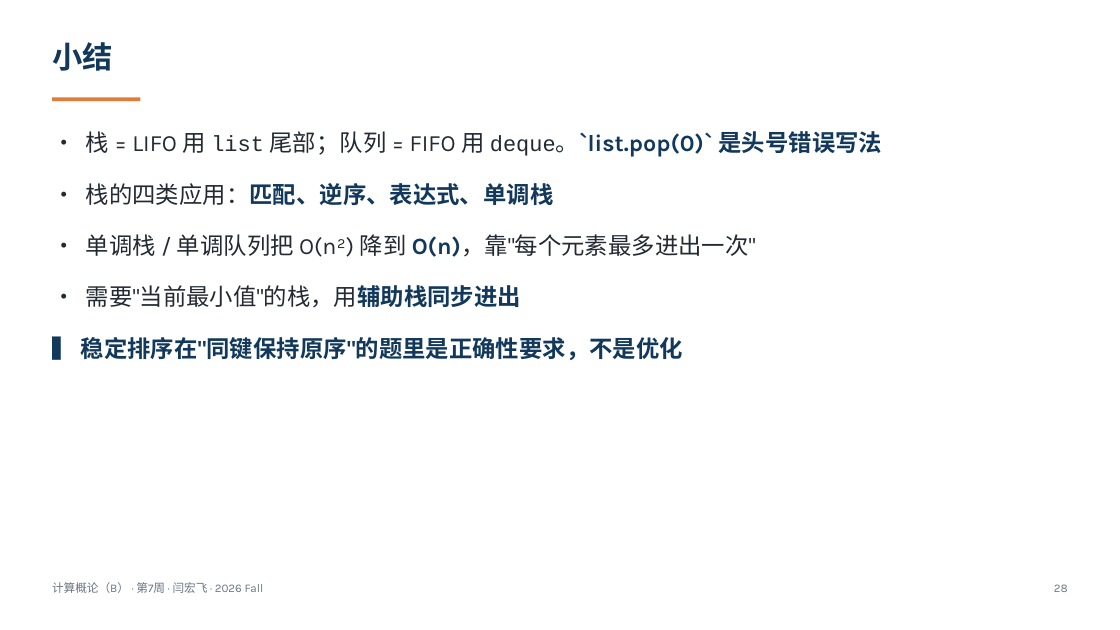
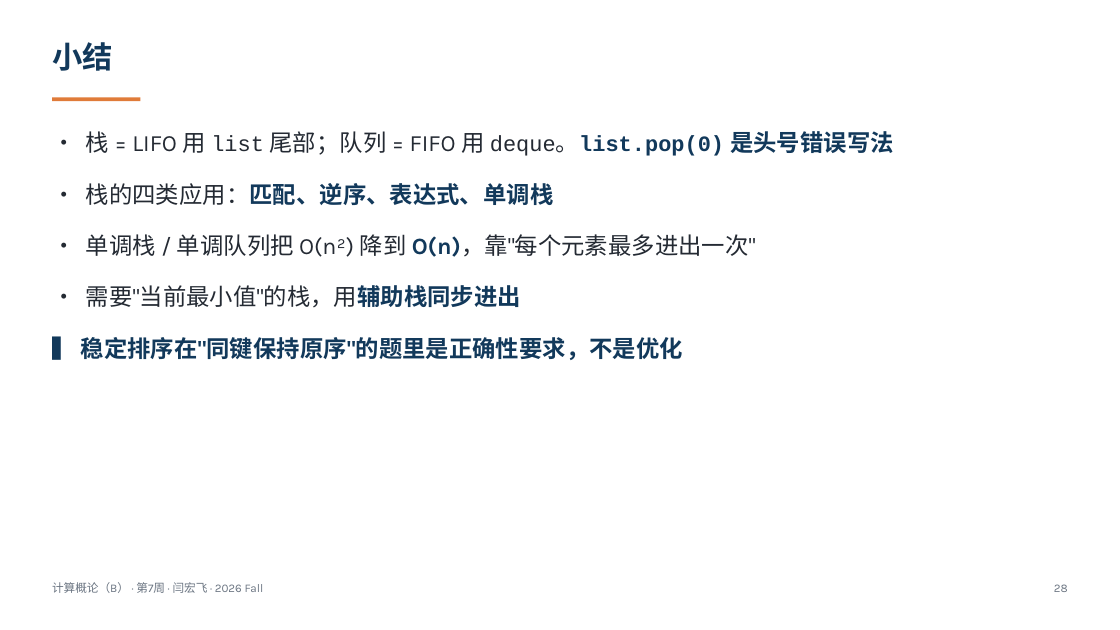
Before and after one commit to GMyhf/2026fall-cs101, a slide deck: slide 28 of courseware/202610_ADS_W07_Matrix_Queue_Stack_Greedy.pptx. Drawn at 1120x630 pixels with LibreOffice and Linux fonts; fonts in the diff are those of the drawing. Boxes give left, top, right and bottom in pixels: in the first picture for what was removed or moved away, otherwise in the second. Text is boxed around its words. In the diff, an @@ line names an element or a change of style, - is before the commit and + after.

```diff
--- a/courseware/202610_ADS_W07_Matrix_Queue_Stack_Greedy.pptx
+++ b/courseware/202610_ADS_W07_Matrix_Queue_Stack_Greedy.pptx
@@ text at bbox=[86, 131, 894, 156]: text changed @@
-• 栈 = LIFO 用 list 尾部；队列 = FIFO 用 deque。`list.pop(0)` 是头号错误写法
+• 栈 = LIFO 用 list 尾部；队列 = FIFO 用 deque。list.pop(0) 是头号错误写法
```
Also in this commit, not shown: 23 other files.
